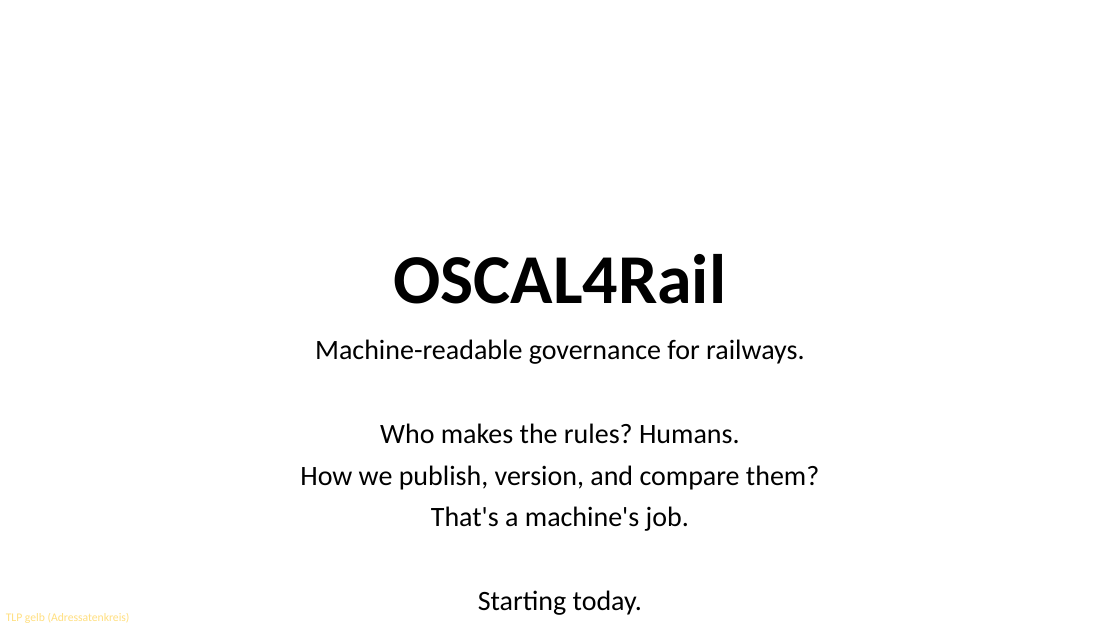
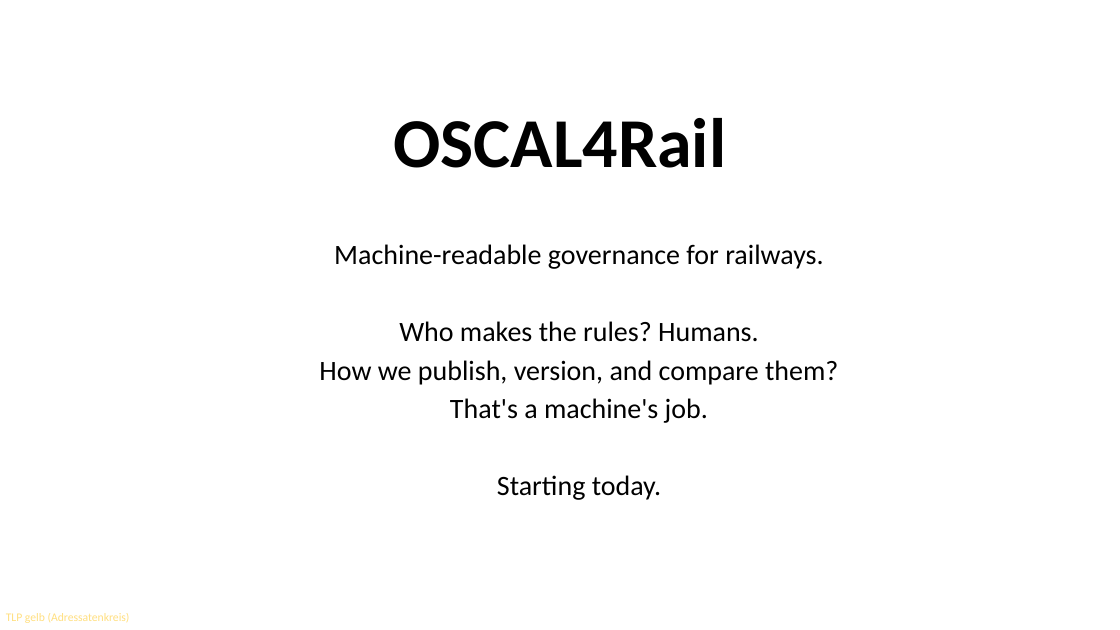
Before and after one commit to OpenRail-Playground/A38, a slide deck: slide 9 of whomakestherules/A38_H4R2026_Ch7.pptx. Drawn at 1120x630 pixels with LibreOffice and Linux fonts; fonts in the diff are those of the drawing; background and template pictures are left out. Boxes give left, top, right and bottom in pixels: in the first picture for what was removed or moved away, otherwise in the second. Text is boxed around its words. In the diff, an @@ line names an element or a change of style, - is before the commit and + after.

```diff
--- a/whomakestherules/A38_H4R2026_Ch7.pptx
+++ b/whomakestherules/A38_H4R2026_Ch7.pptx
@@ title "OSCAL4Rail" at <box>393,118,726,168</box>: vertical alignment bottom to top @@
@@ subtitle "Machine-readable governance for railways.": place and size @@
-subtitle "Machine-readable governance for railways." at <box>300,339,819,615</box>
+subtitle "Machine-readable governance for railways." at <box>319,244,838,500</box>
@@ subtitle "Machine-readable governance for railways." at <box>319,244,838,500</box>: line spacing 0.9 to 0.8 @@
```
Also in this commit, not shown: 6 other slides changed.
